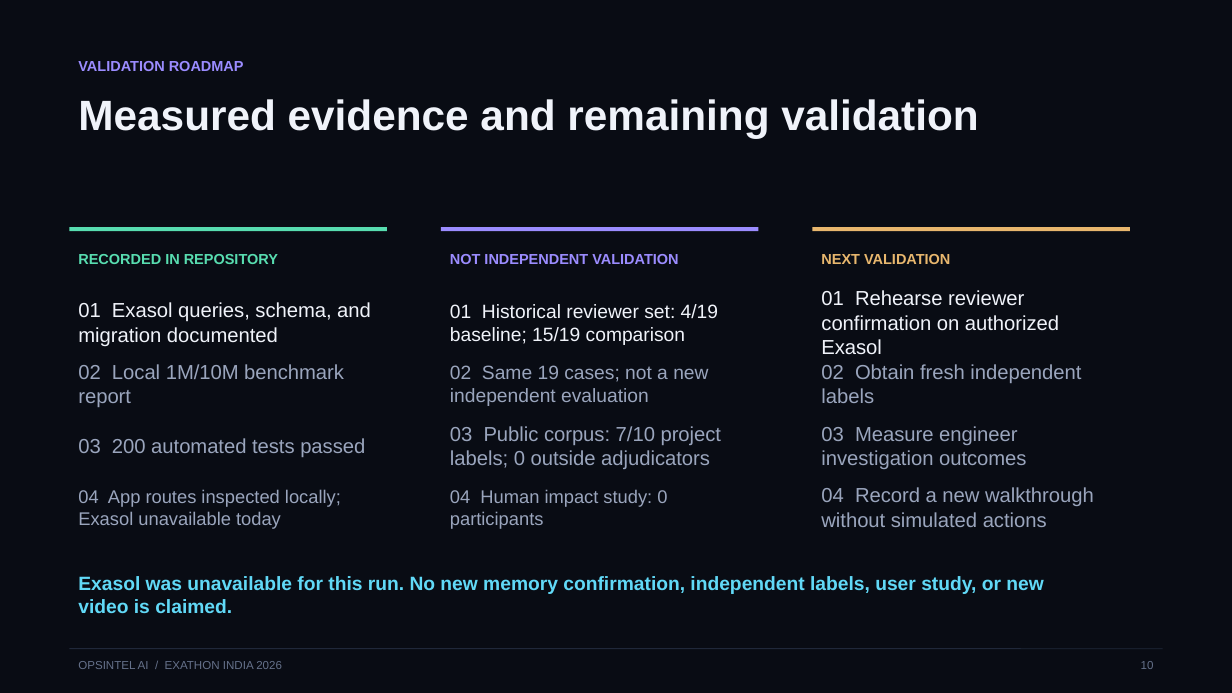
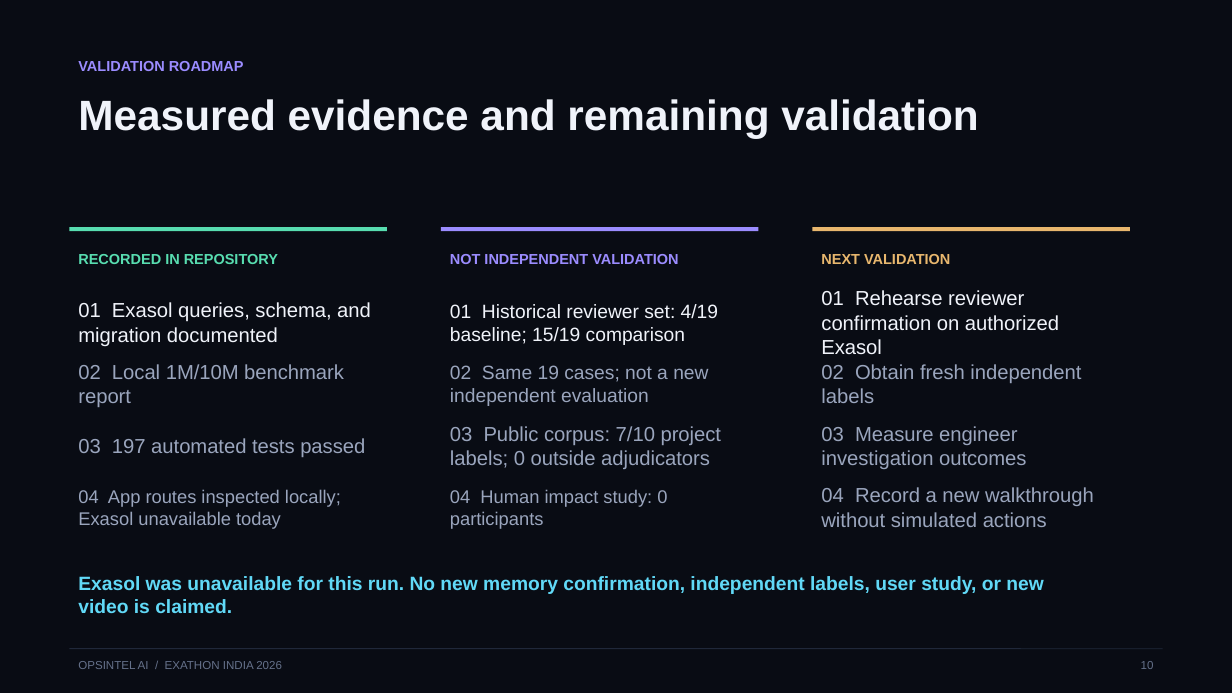
Before and after one commit to Anafa-thabassum/opsintel-ai, a slide deck: slide 10 of submission/opsintel-ai-pitch-deck.pptx. Drawn at 1232x693 pixels with LibreOffice and Linux fonts; fonts in the diff are those of the drawing. Boxes give left, top, right and bottom in pixels: in the first picture for what was removed or moved away, otherwise in the second. Text is boxed around its words. In the diff, an @@ line names an element or a change of style, - is before the commit and + after.

```diff
--- a/submission/opsintel-ai-pitch-deck.pptx
+++ b/submission/opsintel-ai-pitch-deck.pptx
@@ text at <box>78,438,365,457</box>: text changed @@
-03 200 automated tests passed
+03 197 automated tests passed
```
Also in this commit, not shown: 2 other slides changed, 6 other files.
